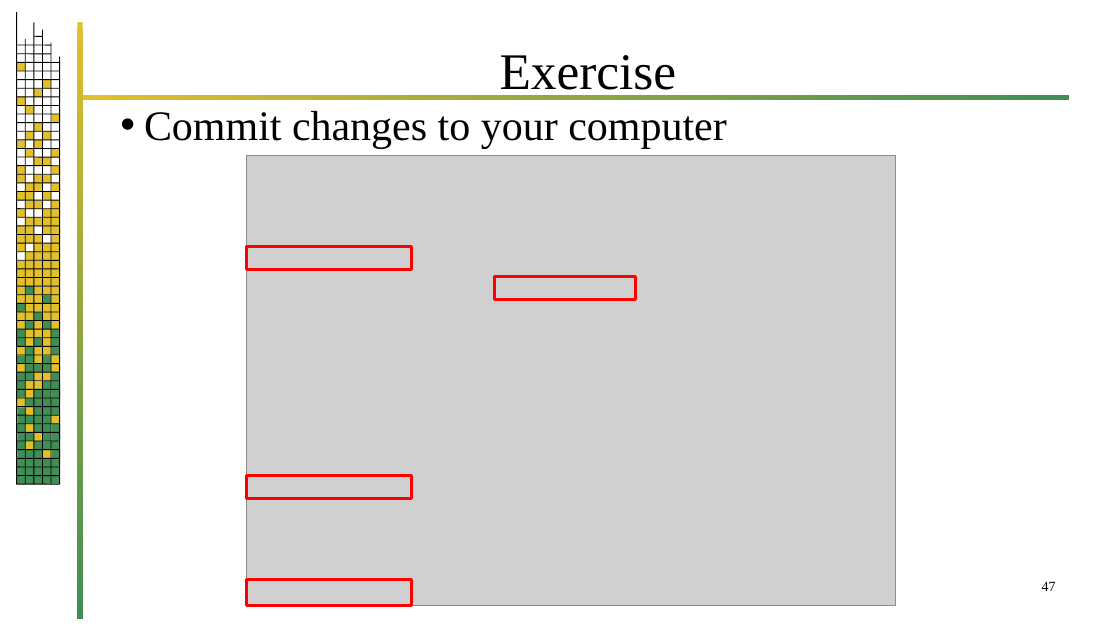
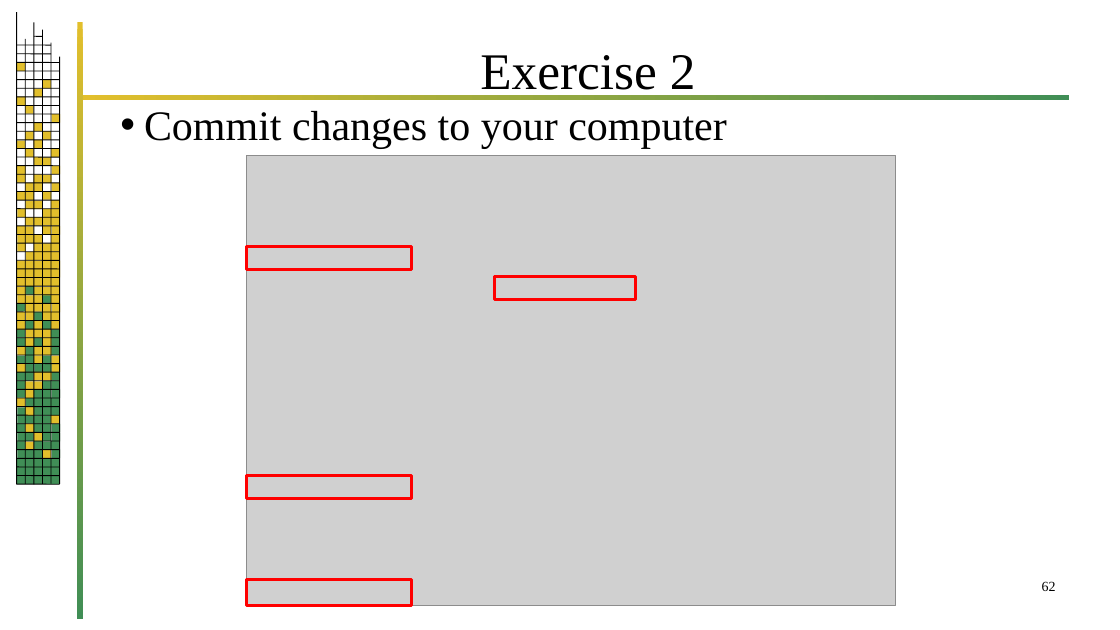
Before and after one commit to jrb28/git, a slide deck: slide 62 of 26bGit.pptx (slide 47 before the commit). Drawn at 1120x630 pixels with LibreOffice and Linux fonts; fonts in the diff are those of the drawing; grey boxes stand for pictures; background and template pictures are left out. Boxes give left, top, right and bottom in pixels: in the first picture for what was removed or moved away, otherwise in the second. Text is boxed around its words. In the diff, an @@ line names an element or a change of style, - is before the commit and + after.

```diff
--- a/26bGit.pptx
+++ b/26bGit.pptx
@@ title at [480, 55, 696, 99]: text changed @@
-Exercise
+Exercise 2
@@ page number at [1042, 581, 1056, 591]: text changed @@
-47
+62
```
Also in this commit, not shown: 11 other slides changed, 15 slides added.
